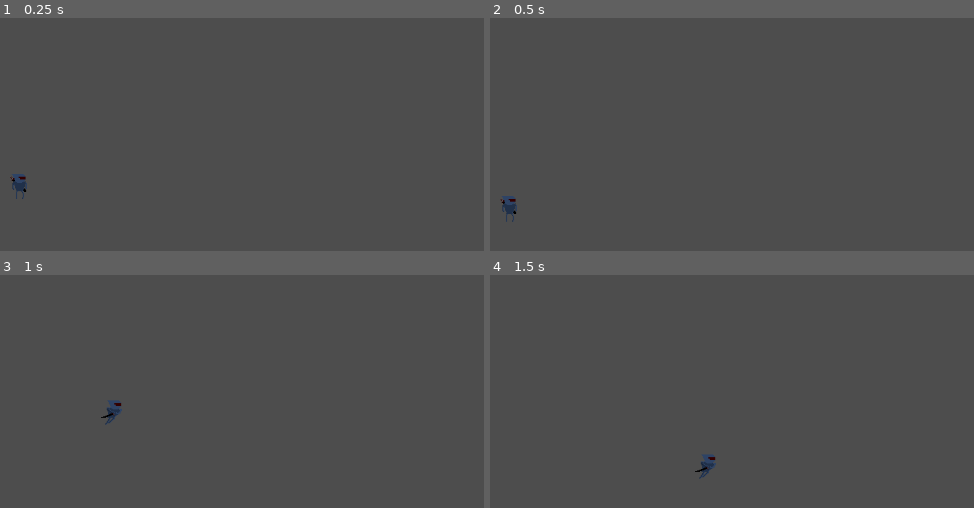
Above: before the commit, frames 1-4 (two rows, left to right).
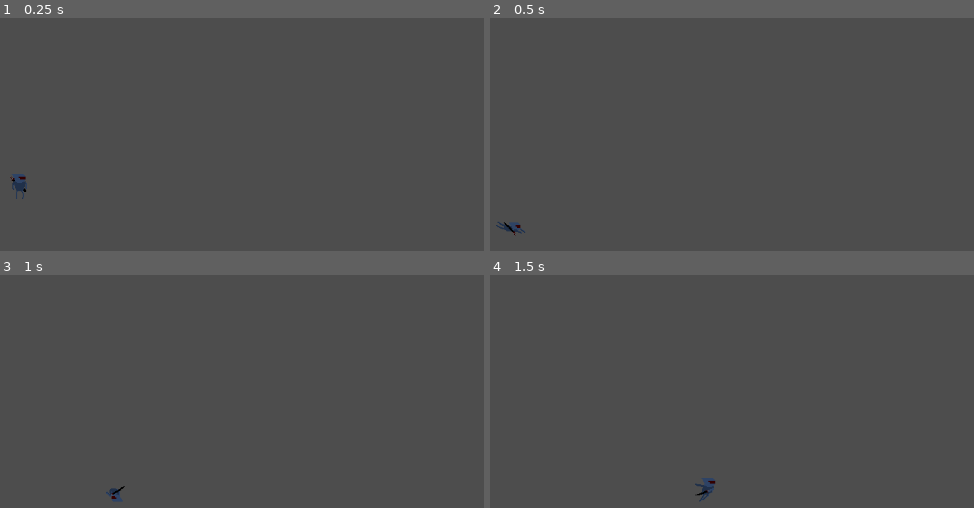
Above: after the commit, the same moments.

Repository: Advay17/Warpal
Game: Godot game, scene res://main.tscn
Two runs of this game, one before a commit and one after it. Both use one fixed random seed, a clock stepped at 60 frames per second and the inputs below.
Inputs:
- Up to frame 1 (0.25 s): no input
- Up to frame 2 (0.5 s): no input
- Up to frame 3 (1 s): hold D (right) from 0.53 s (still down); hold Space (jump) from 0.53 s (still down)
- Up to frame 4 (1.5 s): keep holding D (right); release Space (jump) at 1.28 s; tap Shift (roll) at 1.35 s

Frame 1 is identical in both runs. In frame 2, 0.4% of the frame differs, in the area x 1-8%, y 76-94%; in frame 3, 0.3%; in frame 4, 0.4%, in the area x 42-47%, y 77-97%.

Commit message:
fixed rolling

Diff:
--- a/Characters/Player/PlayerCharacter.gd
+++ b/Characters/Player/PlayerCharacter.gd
@@ -7,15 +7,14 @@
 	pass
 
 func _input(event):
-	if(event.is_action_pressed("jump")):
+	if(event.is_action_pressed("jump") and state!=states.ROLL):
 		velocity.y += JUMP_VELOCITY
 
 func _physics_process(delta):
 	# Add the gravity.
-	if not is_on_floor() or not state==states.ROLL:
-		velocity.y += gravity * delta
+	velocity.y += gravity * delta
+	if not is_on_floor():
 		jumping=true
-		print("runs")
 	elif jumping:
 		jumping=false
 		change_state(states.ROLL)
--- a/Characters/Player/PlayerSprite.gd
+++ b/Characters/Player/PlayerSprite.gd
@@ -26,4 +26,3 @@
 			play("roll")
 			await animation_looped
 			p.change_state(p.states.RUN)
-			print("runs")
--- a/Characters/Player/player_character.tscn
+++ b/Characters/Player/player_character.tscn
@@ -286,7 +286,7 @@
 [node name="AnimatedSprite2D" type="AnimatedSprite2D" parent="."]
 sprite_frames = SubResource("SpriteFrames_2pvwe")
 animation = &"roll"
-frame_progress = 0.0273881
+frame_progress = 0.635034
 script = ExtResource("3_rsffv")
 
 [connection signal="state_change" from="." to="AnimatedSprite2D" method="_on_player_character_change_state"]
--- a/main.tscn
+++ b/main.tscn
@@ -2,8 +2,9 @@
 
 [ext_resource type="PackedScene" uid="uid://c2dud7l80fm4j" path="res://Characters/Player/player_character.tscn" id="1_untng"]
 
-[sub_resource type="WorldBoundaryShape2D" id="WorldBoundaryShape2D_kupcu"]
-distance = -294.0
+[sub_resource type="SegmentShape2D" id="SegmentShape2D_xh6wt"]
+a = Vector2(20000, 0)
+b = Vector2(0, 0)
 
 [node name="Node2D" type="Node2D"]
 
@@ -14,4 +15,5 @@
 collision_mask = 7
 
 [node name="CollisionShape2D" type="CollisionShape2D" parent="StaticBody2D"]
-shape = SubResource("WorldBoundaryShape2D_kupcu")
+position = Vector2(-177, 327)
+shape = SubResource("SegmentShape2D_xh6wt")
